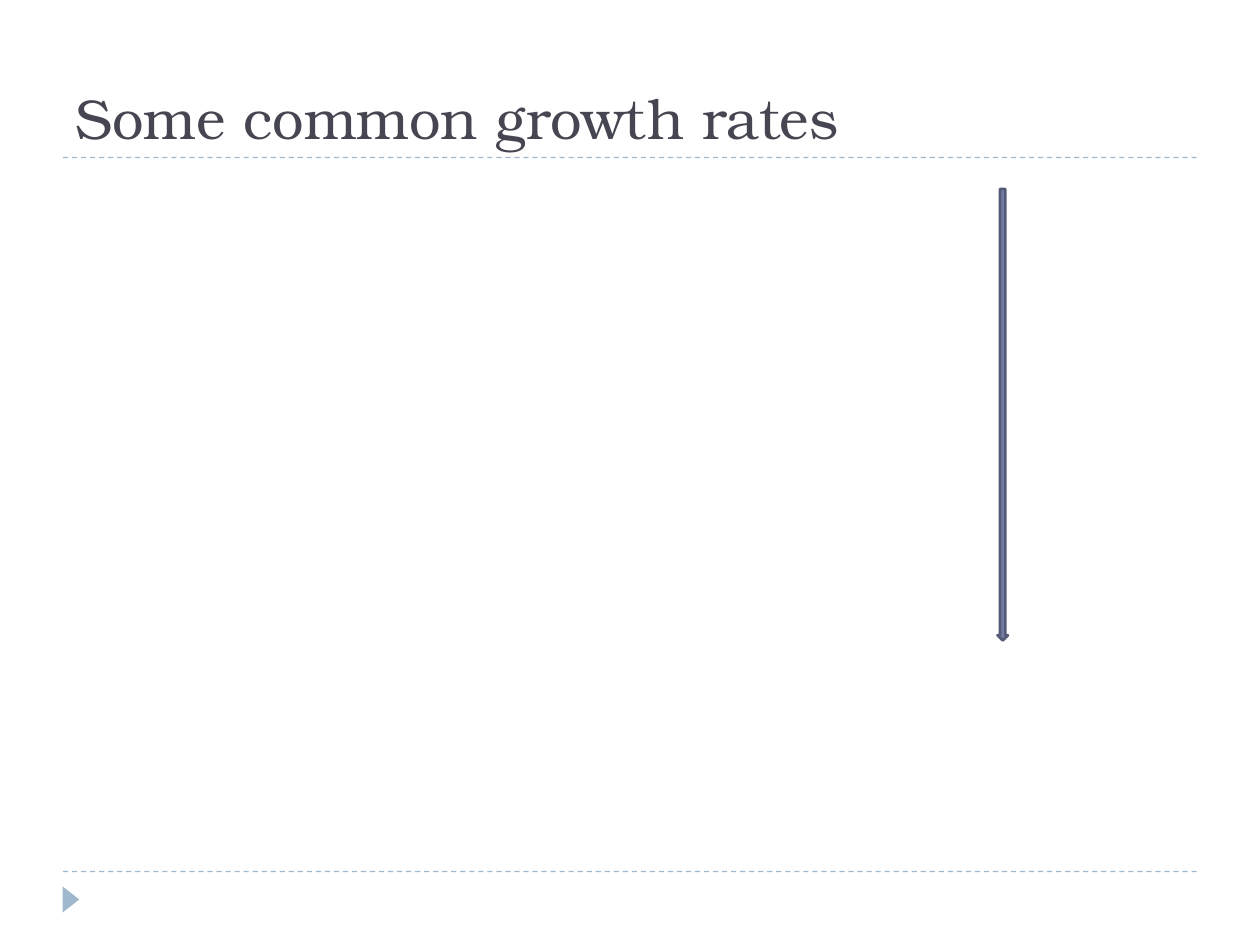
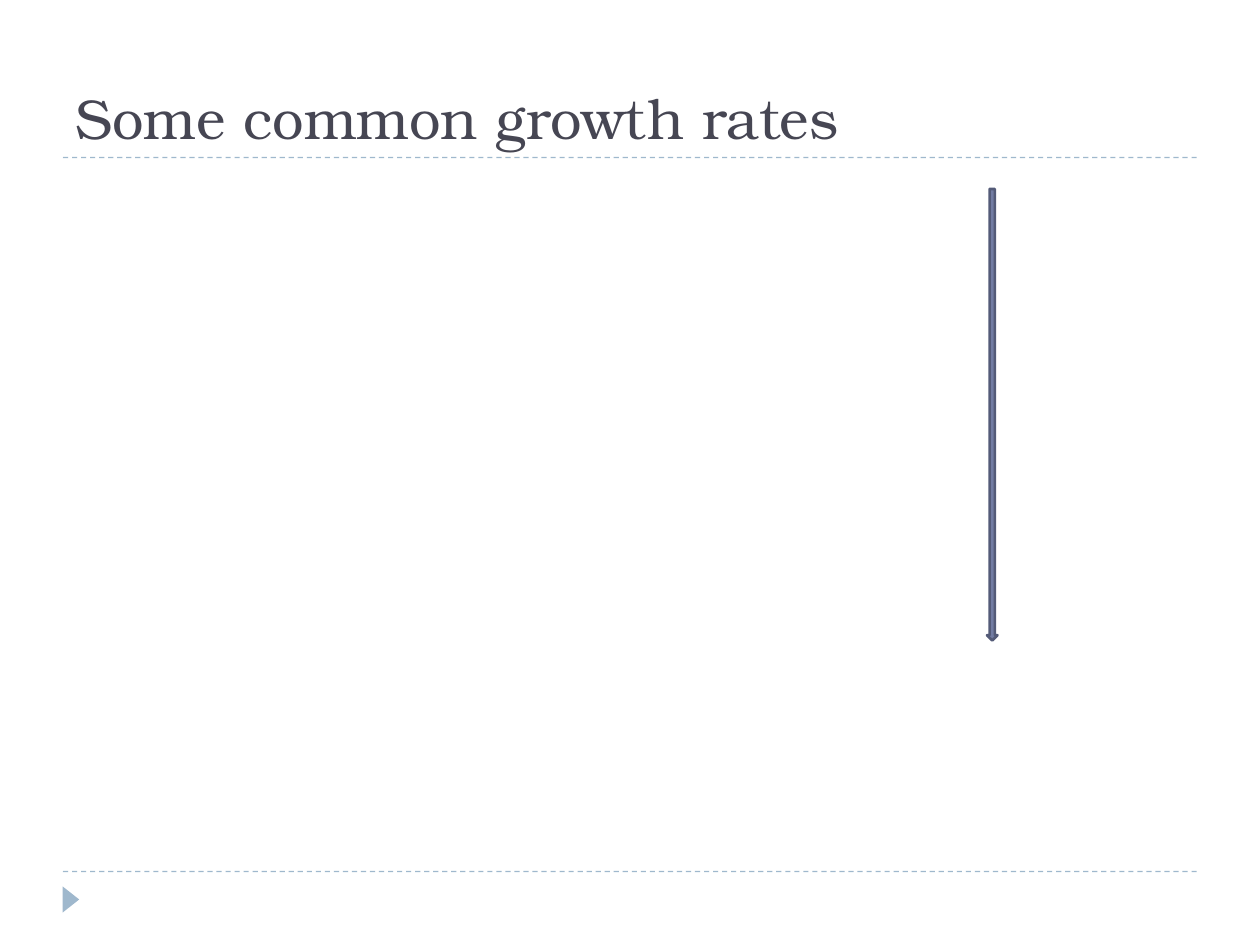
Before and after one commit to eldridgejm/dsc40b-2021-wi-public, a slide deck: slide 13 of published/lectures/02-time_complexity-pt_I/slides-wang.pptx. Drawn at 1260x945 pixels with LibreOffice and Linux fonts; fonts in the diff are those of the drawing; grey boxes stand for pictures. Boxes give left, top, right and bottom in pixels: in the first picture for what was removed or moved away, otherwise in the second. Text is boxed around its words. In the diff, an @@ line names an element or a change of style, - is before the commit and + after.

```diff
--- a/published/lectures/02-time_complexity-pt_I/slides-wang.pptx
+++ b/published/lectures/02-time_complexity-pt_I/slides-wang.pptx
@@ down arrow: place and size @@
-down arrow at [998,189,1008,640]
+down arrow at [987,189,997,640]
```
Also in this commit, not shown: 2 other slides changed, 3 slides added, 1 slide removed, 1 other file.
